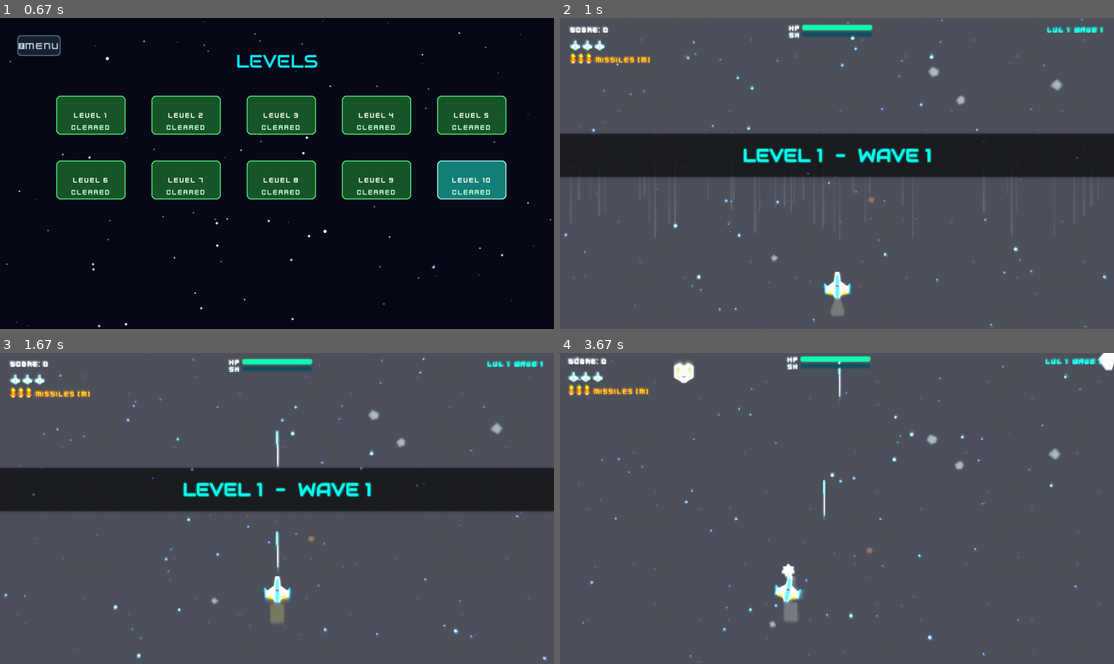
Above: before the commit, frames 1-4 (two rows, left to right).
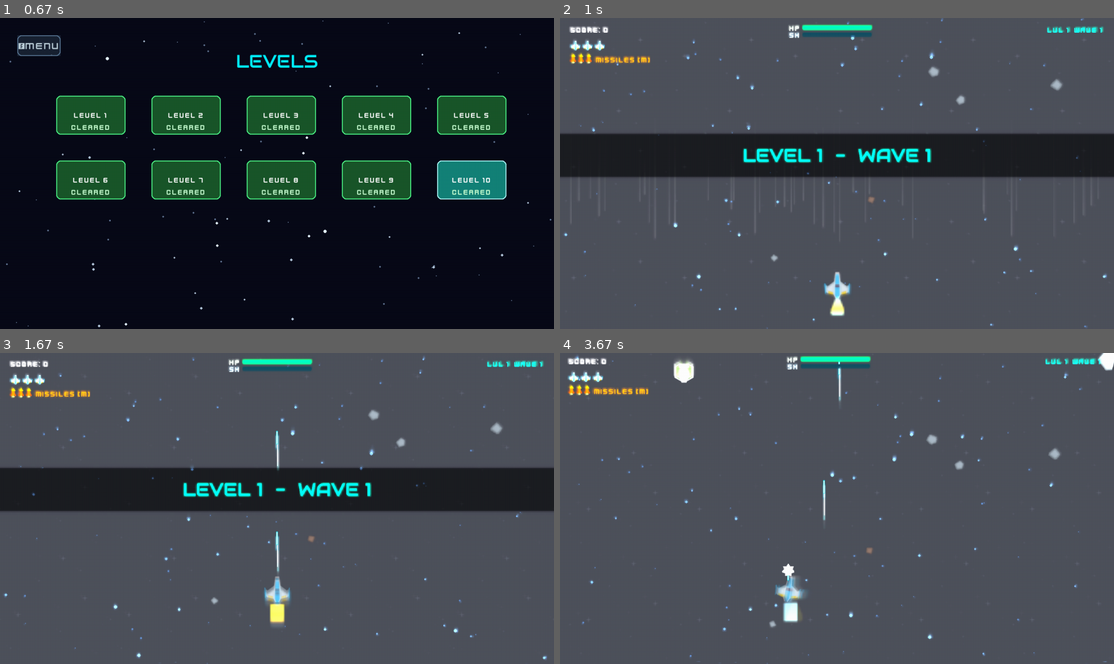
Above: after the commit, the same moments.

Repository: abdulqudoos181005/learning_pygame
Game: pygame game, started from src/game.py
Two runs of this game, one before a commit and one after it. Both use one fixed random seed, a clock stepped at 60 frames per second and the inputs below.
Inputs (mouse positions are in pixels of both pictures, inside the frame that each line leads up to):
- Up to frame 1 (0.67 s): click "Play Game" at 0.38 s
- Up to frame 2 (1 s): click "LEVEL 1" at 0.72 s
- Up to frame 3 (1.67 s): tap Space at 1, 1.4 s; hold Up from 1.33 s (still down); move the mouse to (144, 511) at 1.37 s
- Up to frame 4 (3.67 s): tap Space at 1.7, 1.95, 2.25, 2.45, 2.75, 3.02, 3.35, 3.65 s; release Up at 1.8 s; hold Right 1.88-2.35 s; move the mouse to (665, 461) at 1.92 s; hold Left 2.38-2.92 s; move the mouse to (920, 399) at 2.42 s; hold Down 2.95-3.25 s; move the mouse to (903, 536) at 2.98 s; hold Left from 3.28 s (still down); move the mouse to (848, 402) at 3.32 s

Frame 1 is identical in both runs. In frame 2, 0.5% of the frame differs, in the area x 0-99%, y 6-100%; in frame 3, 0.6%; in frame 4, 0.7%, in the area x 2-99%, y 0-100%.

Commit message:
solving half of the bugs in the 11th sprint

Diff:
--- a/src/audio/director.py
+++ b/src/audio/director.py
@@ -171,7 +171,10 @@
         if not self.mixer_available:
             return
 
-        if self.current_music_track == track_name:
+        # For non-menu tracks, skip if already playing the same track.
+        # For 'menu', always restart the ambient bed so it plays correctly
+        # when returning from combat (avoiding the silent-menu bug).
+        if track_name != "menu" and self.current_music_track == track_name:
             return
 
         self.current_music_track = track_name
@@ -184,6 +187,11 @@
                 except Exception:
                     pass
                 if self.procedural_menu_sound:
+                    # Stop any existing playback first to restart cleanly
+                    try:
+                        self.procedural_menu_sound.stop()
+                    except Exception:
+                        pass
                     self.procedural_menu_sound.set_volume(self.music_volume * 0.55)
                     self.procedural_menu_channel = self.procedural_menu_sound.play(loops=-1, fade_ms=fade_ms)
                 return
--- a/src/fx.py
+++ b/src/fx.py
@@ -53,7 +53,10 @@
     """
     An individual visual effect particle that moves, fades out, and shrinks over its lifespan.
 
-    Uses pg.SRCALPHA to enable smooth alpha transparency fading.
+    Performance note: The circle is drawn ONCE at spawn time. Each frame only
+    calls set_alpha() on the pre-baked surface — avoiding a full Surface re-alloc
+    and draw.circle call every update tick, which matters greatly during boss fights
+    with 200+ simultaneous particles.
     """
     def __init__(self, x, y, color, size, speed_x, speed_y, lifetime):
         super().__init__()
@@ -68,26 +71,15 @@
         self.max_life = lifetime # Total lifetime in seconds
         self.life = lifetime     # Remaining lifetime in seconds
 
-        # Create a surface with an alpha channel (transparent background)
+        # Create a surface with an alpha channel (transparent background).
+        # The circle is drawn once here — update() only tweaks alpha, never redraws.
         self.image = pg.Surface((size * 2, size * 2), pg.SRCALPHA)
+        base_color = color[:3]
+        pg.draw.circle(self.image, (*base_color, 255), (size, size), size)
         self.rect = self.image.get_rect(center=(int(self.x), int(self.y)))
-        self._update_image()
-
-    def _update_image(self):
-        """Clears the particle surface and redraws it with current size and transparency level."""
-        self.image.fill((0, 0, 0, 0)) # Clear with transparency
-
-        # Calculate alpha (0 to 255) based on remaining life ratio
-        alpha = int((self.life / self.max_life) * 255)
-
-        # Extract RGB values (ignore original alpha if any)
-        base_color = self.color[:3]
-
-        # Draw a filled circle in the center of the particle's local surface
-        pg.draw.circle(self.image, (*base_color, alpha), (self.size, self.size), self.size)
 
     def update(self, dt):
-        """Updates particle lifespan, position, size, and redraws it."""
+        """Updates particle lifespan, position, and fade alpha.\n        Does NOT redraw the surface — only calls set_alpha for performance."""
         self.life -= dt
         # Remove particle when its life runs out
         if self.life <= 0:
@@ -99,9 +91,9 @@
         self.y += self.speed_y * dt
         self.rect.center = (int(self.x), int(self.y))
 
-        # Linearly shrink the particle as it ages
-        self.size = max(1, int(self.start_size * (self.life / self.max_life)))
-        self._update_image()
+        # Fade out by adjusting alpha — much cheaper than fill+draw.circle every frame
+        alpha = max(0, int((self.life / self.max_life) * 255))
+        self.image.set_alpha(alpha)
 
 
 def spawn_explosion(group, x, y, color=(255, 100, 0), count=25, speed_range=(50, 200), size_range=(2, 6)):
--- a/src/render/pipeline.py
+++ b/src/render/pipeline.py
@@ -28,6 +28,9 @@
         self.bloom_w = width // 4
         self.bloom_h = height // 4
         self.bloom_buffer = pg.Surface((self.bloom_w, self.bloom_h))
+        # Cached upscaled bloom result — reused on alternating frames for performance
+        self._bloom_cache = pg.Surface((width, height))
+        self._bloom_frame = 0  # frame counter for every-other-frame bloom update
 
         # Pre-baked vignette surfaces for high FPS rendering
         self._vignette_red = self._create_vignette((220, 20, 20))
@@ -69,16 +72,24 @@
             self.letterbox_height = self.letterbox_target
 
     def apply_bloom(self, source_surf):
-        """Performs fast additive bloom by quarter-res downsampling and upscaling."""
+        """Performs fast additive bloom by quarter-res downsampling and upscaling.
+
+        Performance: Only recomputes the bloom texture every other frame using a
+        cached surface. This halves the smoothscale cost with imperceptible quality loss.
+        """
         if not self.bloom_enabled or self.quality == "low":
             return
 
-        # 1. Downscale onto quarter-res buffer (acts as a low-pass filter)
-        pg.transform.smoothscale(source_surf, (self.bloom_w, self.bloom_h), self.bloom_buffer)
-        # 2. Upscale back smoothly and additively blend
-        upscaled_bloom = pg.transform.smoothscale(self.bloom_buffer, (self.width, self.height))
-        upscaled_bloom.set_alpha(110)
-        source_surf.blit(upscaled_bloom, (0, 0), special_flags=pg.BLEND_ADD)
+        self._bloom_frame += 1
+        if self._bloom_frame % 2 == 0:
+            # 1. Downscale onto quarter-res buffer (acts as a low-pass filter)
+            pg.transform.smoothscale(source_surf, (self.bloom_w, self.bloom_h), self.bloom_buffer)
+            # 2. Upscale back into cached bloom surface
+            pg.transform.smoothscale(self.bloom_buffer, (self.width, self.height), self._bloom_cache)
+
+        # Blend cached bloom — alpha reduced from 110→70 to avoid washing out game detail
+        self._bloom_cache.set_alpha(70)
+        source_surf.blit(self._bloom_cache, (0, 0), special_flags=pg.BLEND_ADD)
 
     def apply_chromatic_aberration(self, source_surf, target_surf, intensity=2):
         """Applies a subtle 1-2px red/blue horizontal split during heavy impact frames."""
@@ -100,24 +111,30 @@
         target_surf.blit(b_surf, (intensity, 0), special_flags=pg.BLEND_ADD)
 
     def draw_vignette(self, target_surf, health_ratio=1.0, shield_active=False):
-        """Draws reactive damage edge glow and shield ring."""
+        """Draws reactive damage edge glow and shield ring.
+
+        Visibility tuning:
+        - Red vignette only appears below 45% HP (was 75%) — avoids obscuring
+          the playfield during normal combat.
+        - Max alpha reduced from 220→160 for a less aggressive tint.
+        - Shield vignette alpha reduced from 65→30 so it's a subtle hint, not a tint.
+        """
         if not self.vignette_enabled:
             return
 
-        # Red damage vignette when hull is damaged
-        if health_ratio < 0.75:
-            damage_factor = (0.75 - max(0.0, health_ratio)) / 0.75
-            alpha = int(220 * (damage_factor ** 1.3))
+        # Red damage vignette — only show when hull is seriously damaged (< 45% HP)
+        VIGNETTE_THRESHOLD = 0.45
+        if health_ratio < VIGNETTE_THRESHOLD:
+            damage_factor = (VIGNETTE_THRESHOLD - max(0.0, health_ratio)) / VIGNETTE_THRESHOLD
+            alpha = int(160 * (damage_factor ** 1.3))
             if alpha > 5:
-                overlay = self._vignette_red.copy()
-                overlay.set_alpha(alpha)
-                target_surf.blit(overlay, (0, 0))
-
-        # Cyan shield edge pulse when active
+                self._vignette_red.set_alpha(alpha)
+                target_surf.blit(self._vignette_red, (0, 0))
+
+        # Cyan shield edge pulse when active — subtle hint, not a screen tint
         if shield_active:
-            overlay = self._vignette_cyan.copy()
-            overlay.set_alpha(65)
-            target_surf.blit(overlay, (0, 0), special_flags=pg.BLEND_ADD)
+            self._vignette_cyan.set_alpha(30)
+            target_surf.blit(self._vignette_cyan, (0, 0), special_flags=pg.BLEND_ADD)
 
     def draw_letterbox(self, target_surf):
         """Renders top and bottom cinematic black bars."""
@@ -165,10 +182,12 @@
             transformed = self.world_canvas
 
         # 3. Chromatic aberration during heavy shake or boss alert
+        # Threshold raised from 4.0→8.0: only triggers on very heavy impacts,
+        # not on routine laser hits — avoids constant RGB split during normal combat.
         chroma_intensity = 0
         if is_boss_alert:
             chroma_intensity = 2
-        elif shake_mag > 4.0:
+        elif shake_mag > 8.0:
             chroma_intensity = 1
 
         if chroma_intensity > 0:
--- a/src/sprites.py
+++ b/src/sprites.py
@@ -119,14 +119,18 @@
         self.hit_stutter = max(0.0, self.hit_stutter - dt)
         self.muzzle_timer = max(0.0, self.muzzle_timer - dt)
         self.presentation.update(dt)
+
+        # Track invincibility blink state — alpha is applied AFTER self.image is set below
+        _blink_alpha = None
         if self.invincible_timer > 0:
             self.invincible_timer -= dt
             self.flash_timer += dt
             if self.flash_timer >= 0.12:
                 self.flash_timer = 0.0
-                self.image.set_alpha(90 if self.image.get_alpha() > 120 else 255)
-        else:
-            self.image.set_alpha(255)
+            # Alternate between dim (90) and full (255) every blink half-cycle
+            _blink_alpha = 90 if (self.flash_timer < 0.06) else 255
+        else:
+            self.flash_timer = 0.0
 
         self.shield_active = self.shield > 0
 
@@ -173,7 +177,12 @@
                 rotated,
                 (rotated.get_width(), max(1, rotated.get_height() - 2)),
             )
+        # Assign image FIRST, then apply blink alpha so it lands on the correct Surface object.
         self.image = rotated
+        if _blink_alpha is not None:
+            self.image.set_alpha(_blink_alpha)
+        else:
+            self.image.set_alpha(255)
         self.rect = self.image.get_rect(center=(round(self.pos_x), round(self.pos_y)))
 
         # Fire regular weapons
--- a/src/states.py
+++ b/src/states.py
@@ -418,6 +418,11 @@
         self.back_rect = pg.Rect(40, 40, 100, 48)
         self.back_hovered = False
         self._build_buttons()
+
+        # Bug fix: Switch back to menu ambient bed whenever level select is entered.
+        # This covers the case where we arrive from PlayState (combat music still active).
+        if hasattr(self.game, 'audio') and self.game.audio:
+            self.game.audio.play_music("menu", fade_ms=600)
 
     def _build_buttons(self):
         self.buttons = []
--- a/src/vfx/player_presentation.py
+++ b/src/vfx/player_presentation.py
@@ -12,15 +12,28 @@
             assets.get_image(f"vfx_effects/thruster_plumes/thruster_flame_{index:02d}", 30, 42)
             for index in range(20)
         ]
-        self.shield_layers = (
+
+        # Pre-scale shield layers at 3 sizes to avoid smoothscale() every frame.
+        # The pulse scale stays within ±8% of 1.0 so we pick the nearest pre-baked size.
+        raw_shield_layers = (
             assets.get_image("vfx_effects/energy_shields/forcefield_bubble_outer", 92, 92),
-            assets.get_image("vfx_effects/energy_shields/forcefield_bubble_core", 86, 86),
+            assets.get_image("vfx_effects/energy_shields/forcefield_bubble_core",  86, 86),
             assets.get_image("vfx_effects/energy_shields/forcefield_bubble_dense", 80, 80),
         )
+        # Pre-bake sizes: base, +ripple, -small; each layer cached at 3 scales
+        self.shield_cache = []  # list of (small, base, large) per layer
+        for idx, raw in enumerate(raw_shield_layers):
+            base_w = raw.get_width()
+            small = pg.transform.smoothscale(raw, (int(base_w * 0.97), int(base_w * 0.97)))
+            base  = raw.copy()
+            large = pg.transform.smoothscale(raw, (int(base_w * 1.08), int(base_w * 1.08)))
+            self.shield_cache.append((small, base, large))
+
+        # Pre-bake damage overlays; draw_front just set_alpha() on them
         self.damage_layers = (
-            assets.get_image("player_fleet/damage_overlays/interceptor_damage_light", 60, 60),
-            assets.get_image("player_fleet/damage_overlays/interceptor_damage_moderate", 60, 60),
-            assets.get_image("player_fleet/damage_overlays/interceptor_damage_critical", 60, 60),
+            assets.get_image("player_fleet/damage_overlays/interceptor_damage_light",    60, 60).copy(),
+            assets.get_image("player_fleet/damage_overlays/interceptor_damage_moderate", 60, 60).copy(),
+            assets.get_image("player_fleet/damage_overlays/interceptor_damage_critical", 60, 60).copy(),
         )
         self.sparkle = assets.get_image("vfx_effects/sparkles/sparkle_stardust_medium", 44, 44)
         self.time = 0.0
@@ -68,19 +81,28 @@
             flash = self.player.game.assets.get_image("vfx_effects/sparkles/sparkle_stardust_flare", 28, 28).copy()
             flash.set_alpha(int(255 * min(1.0, self.player.muzzle_timer / 0.07)))
             surface.blit(flash, flash.get_rect(midbottom=(center[0], self.player.rect.top + 5)), special_flags=pg.BLEND_ADD)
+
         if self.player.shield > 0:
             pulse = 1.0 + 0.04 * math.sin(self.time * 7.0)
-            if self.shield_ripple > 0:
-                pulse += (self.shield_ripple / 0.22) * 0.18
-            for index, layer in enumerate(self.shield_layers):
-                size = int(layer.get_width() * (pulse + index * 0.015))
-                shield = pg.transform.smoothscale(layer, (size, size))
-                shield.set_alpha(max(30, 110 - index * 22))
-                surface.blit(shield, shield.get_rect(center=center), special_flags=pg.BLEND_ADD)
+            ripple_add = (self.shield_ripple / 0.22) * 0.18 if self.shield_ripple > 0 else 0.0
+            total_scale = pulse + ripple_add
+
+            for idx, (small, base, large) in enumerate(self.shield_cache):
+                # Select cached layer closest to the desired pulse scale
+                if total_scale < 0.98 + idx * 0.01:
+                    layer = small
+                elif total_scale > 1.04 + idx * 0.01:
+                    layer = large
+                else:
+                    layer = base
+                # Apply per-layer alpha — no copy() needed, set_alpha is in-place
+                alpha = max(30, 110 - idx * 22)
+                layer.set_alpha(alpha)
+                surface.blit(layer, layer.get_rect(center=center), special_flags=pg.BLEND_ADD)
 
         damage = self._damage_layer()
         if damage is not None:
-            damage = damage.copy()
+            # Pre-baked surface — just set alpha, no copy
             damage.set_alpha(150 + int(35 * math.sin(self.time * 9.0)))
             surface.blit(damage, damage.get_rect(center=center))
 
Not shown, changed: implementation_plan.md
